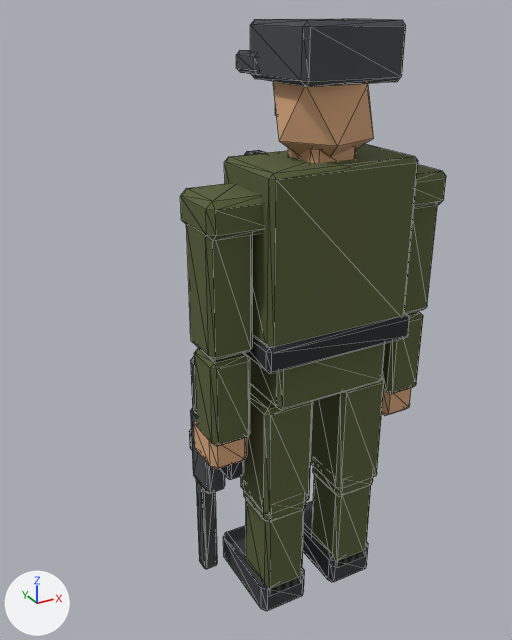
Two versions of the glTF model assets/models/soldier_infantry.glb, one commit apart.
Rendered twice from a 50 mm camera at (-0.489, -0.723, 0.824) aimed at (0.034, 0.228, 0.349). The axes (+X, +Y, +Z) are drawn at lower left. The lights are the same throughout. The first picture is the older version. Mesh edges are drawn as thin lines. Vertices at exactly the same position are counted once.

Script lines for the objects in view, before the commit:
```python
me_soldier_infantry_031 = bpy.data.meshes.new('soldier_infantry.031')
me_soldier_infantry_031.from_pydata(...)  # 812 vertices, 1480 faces; spans x -0.173..0.173, y -0.065..0.126, z -0.002..0.813
me_soldier_infantry_031.materials.append(mat_palette)  # picture img_palette
ob_soldier_infantry = bpy.data.objects.new('soldier_infantry', me_soldier_infantry_031)
ob_soldier_infantry.location = (0.0, 0.0, 0.0)
```
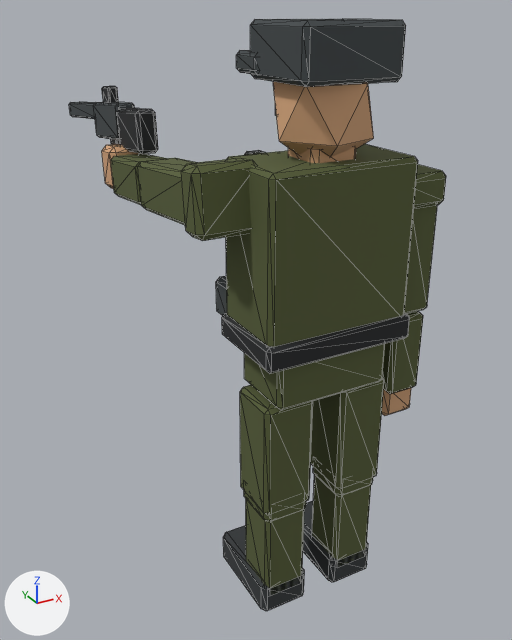
What differs and where, as boxes (x1, y1, x2, y2) in the pictures (512 x 640 px; the box of a moved part takes in the faces that stretch with it):
'soldier_infantry', reshaped (42% wider)
    before: (180, 19, 446, 611)
    after: (69, 19, 446, 611)
part 1 of me_soldier_infantry_031, moved or reshaped
    before: (180, 183, 263, 241)
    after: (181, 158, 256, 241)
part 2 of me_soldier_infantry_031, moved or reshaped
    before: (186, 224, 253, 360)
    after: (138, 158, 197, 225)
part 3 of me_soldier_infantry_031, moved or reshaped
    before: (194, 348, 250, 446)
    after: (111, 154, 167, 205)
part 4 of me_soldier_infantry_031, moved or reshaped
    before: (194, 419, 247, 469)
    after: (102, 144, 139, 189)
part 5 of me_soldier_infantry_031, moved or reshaped
    before: (190, 409, 225, 493)
    after: (93, 102, 135, 141)
part 6 of me_soldier_infantry_031, moved or reshaped
    before: (196, 480, 217, 569)
    after: (69, 102, 95, 119)
part 7 of me_soldier_infantry_031, moved or reshaped (mostly hidden before)
    before: (190, 357, 196, 414)
    after: (117, 108, 158, 154)
part 8 of me_soldier_infantry_031, moved or reshaped (mostly hidden afterwards)
    before: (219, 460, 244, 480)
    after: (111, 139, 117, 144)
part 9 of me_soldier_infantry_031, moved or reshaped (mostly hidden before)
    before: (189, 429, 192, 450)
    after: (102, 86, 118, 103)

What the commit changed:
me_soldier_infantry_031 is used by ob_soldier_infantry; location (0.0, 0.0, 0.0).
me_soldier_infantry_031 had 812 vertices, 1480 faces and spanned x -0.173..0.173, y -0.065..0.126, z -0.002..0.813.
me_soldier_infantry_031 now has 812 vertices, 1480 faces and spans x -0.173..0.173, y -0.065..0.615, z -0.002..0.813.
me_soldier_infantry_031 part 1: the loose piece of 24 vertices spanning x -0.173..-0.087, y -0.043..0.042, z 0.588..0.632 is turned 85 degrees about the x axis through its middle, then moved by (0.0, 0.012, 0.011).
me_soldier_infantry_031 part 2: the loose piece of 24 vertices spanning x -0.17..-0.11, y -0.033..0.032, z 0.435..0.605 is turned 85 degrees about the x axis through its middle, then moved by (0.0, 0.102, 0.093).
me_soldier_infantry_031 part 3: the loose piece of 24 vertices spanning x -0.168..-0.112, y -0.03..0.03, z 0.31..0.43 is turned 85 degrees about the x axis through its middle, then moved by (0.0, 0.251, 0.23).
me_soldier_infantry_031 part 4: the loose piece of 24 vertices spanning x -0.168..-0.112, y -0.023..0.042, z 0.268..0.322 is turned 85 degrees about the x axis through its middle, then moved by (0.0, 0.317, 0.308).
me_soldier_infantry_031 part 5: the loose piece of 24 vertices spanning x -0.145..-0.115, y 0.047..0.102, z 0.178..0.298 is turned 85 degrees about the x axis through its middle, then moved by (0.0, 0.314, 0.425).
me_soldier_infantry_031 part 6: the loose piece of 24 vertices spanning x -0.141..-0.119, y 0.075..0.1, z 0.013..0.183 is turned 85 degrees about the x axis through its middle, then moved by (0.0, 0.442, 0.565).
me_soldier_infantry_031 part 7: the loose piece of 24 vertices spanning x -0.145..-0.115, y 0.035..0.095, z 0.294..0.384 is turned 85 degrees about the x axis through its middle, then moved by (0.0, 0.223, 0.323).
me_soldier_infantry_031 part 8: the loose piece of 24 vertices spanning x -0.143..-0.117, y -0.018..0.057, z 0.243..0.283 is turned 85 degrees about the x axis through its middle, then moved by (0.0, 0.34, 0.347).
me_soldier_infantry_031 part 9: the loose piece of 24 vertices spanning x -0.138..-0.123, y 0.096..0.126, z 0.21..0.245 is turned 85 degrees about the x axis through its middle, then moved by (0.0, 0.291, 0.47).
Other edits to the shape of me_soldier_infantry_031 do not show in these pictures.
